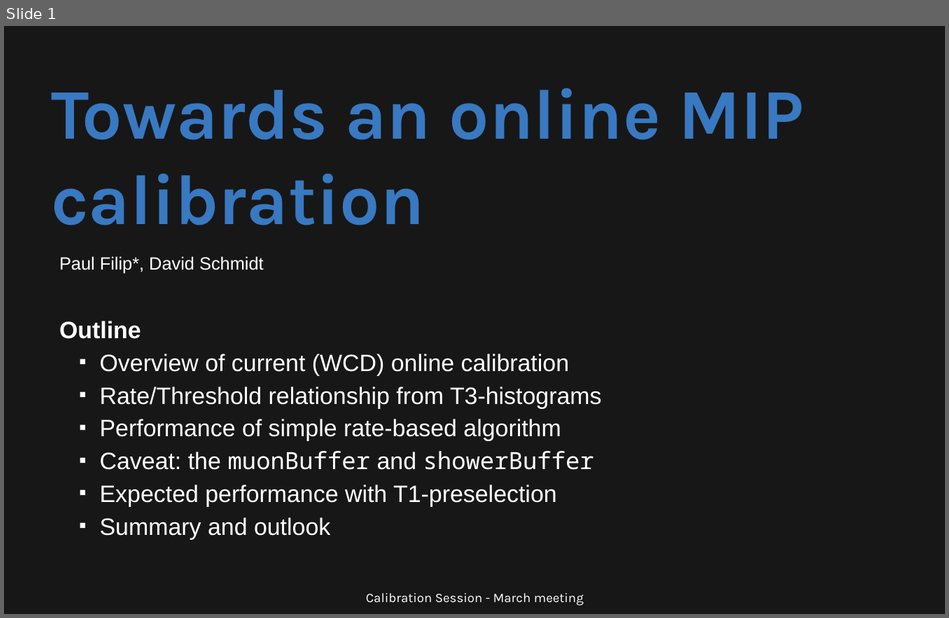
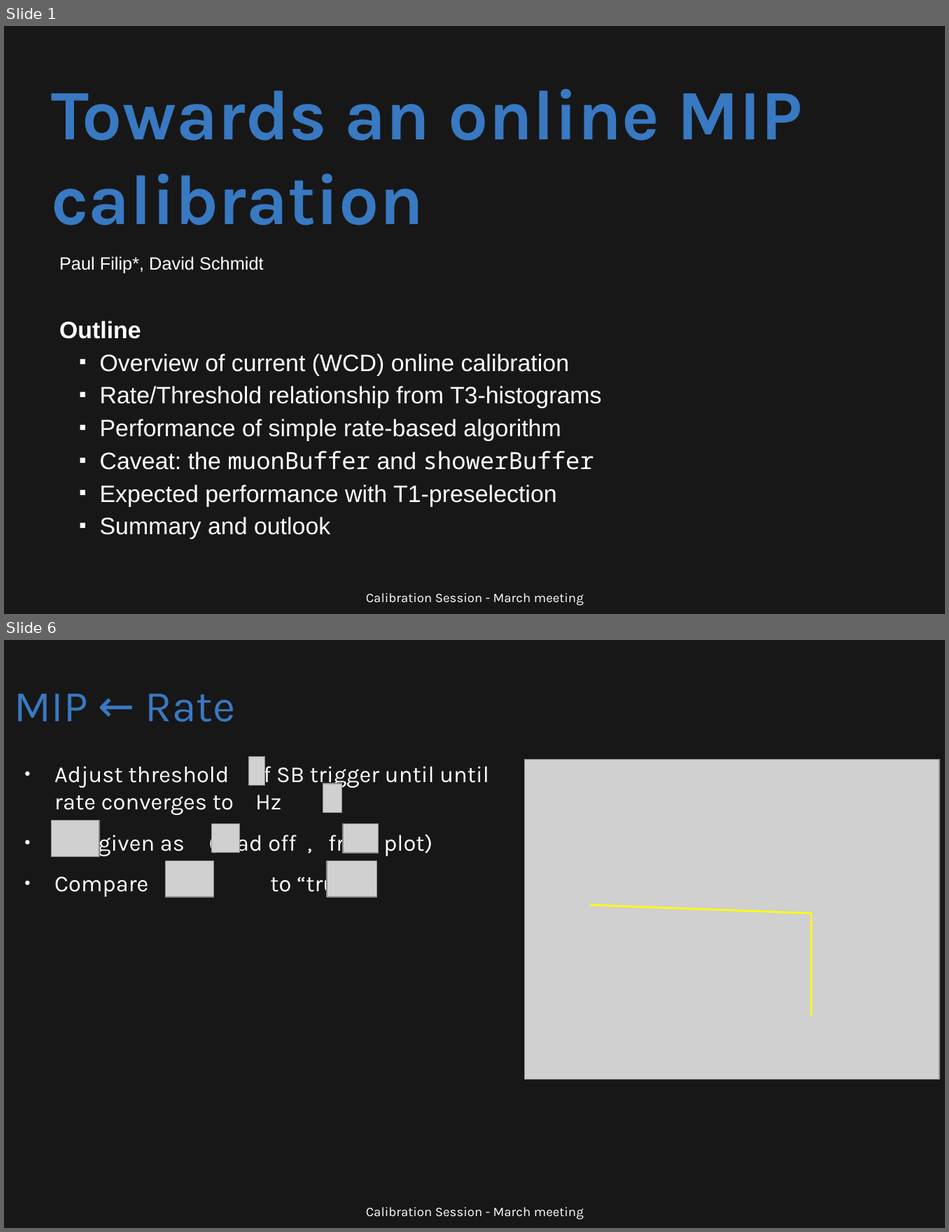
Before and after one commit to Quizznor/phd-thesis, a slide deck: Outreach/malargue_apr_2024/mip_online_calibration/calibration_session_2024_04_15_filip_mip.odp. Shown one above the other, each under a label of ours: slide 1 before the commit, slides 1 and 6 after it; the slides between them are not shown. The pictures are 949x618 and 949x1232 pixels, drawn with LibreOffice and Linux fonts; fonts in the diff are those of the drawing; grey boxes stand for pictures. Boxes give left, top, right and bottom in pixels: in the first picture for what was removed or moved away, otherwise in the second. Text is boxed around its words. In the diff, an @@ line names an element or a change of style, - is before the commit and + after.

```diff
--- a/Outreach/malargue_apr_2024/mip_online_calibration/calibration_session_2024_04_15_filip_mip.odp
+++ b/Outreach/malargue_apr_2024/mip_online_calibration/calibration_session_2024_04_15_filip_mip.odp
@@ slide 6 added at (4,640,945,1228), background #171717 @@
@@ title added at (14,693,235,722), 37 pt, text #3879C2 @@
+MIP ← Rate
@@ text added at (54,761,489,898), 19.3 pt, text #FFFFFF @@
+● Adjust threshold of SB trigger until until rate converges to Hz
+● given as (read off , from plot)
+● Compare to “true”
@@ picture added at (249,757,265,786) @@
@@ picture added at (525,760,940,1080) @@
@@ picture added at (322,784,342,812) @@
@@ picture added at (51,820,98,856) @@
@@ picture added at (211,823,240,853) @@
@@ picture added at (343,824,378,854) @@
@@ picture added at (166,861,213,897) @@
@@ picture added at (327,861,377,897) @@
@@ line added from (590, 905) to (812, 913), #FFFF00 1.5 pt @@
@@ line added from (812, 1016) to (812, 913), #FFFF00 1.5 pt @@
@@ text added at (366,1207,584,1220), 11 pt, text #FFFFFF @@
+Calibration Session - March meeting
@@ slide 1 changed as well @@
@@ title "Towards an online MIP calibration" at (51,89,802,226): size 60 to 59.9 pt @@
```
Also in this commit, not shown: 1 other slide changed, 4 other slides added, 5 other files.
